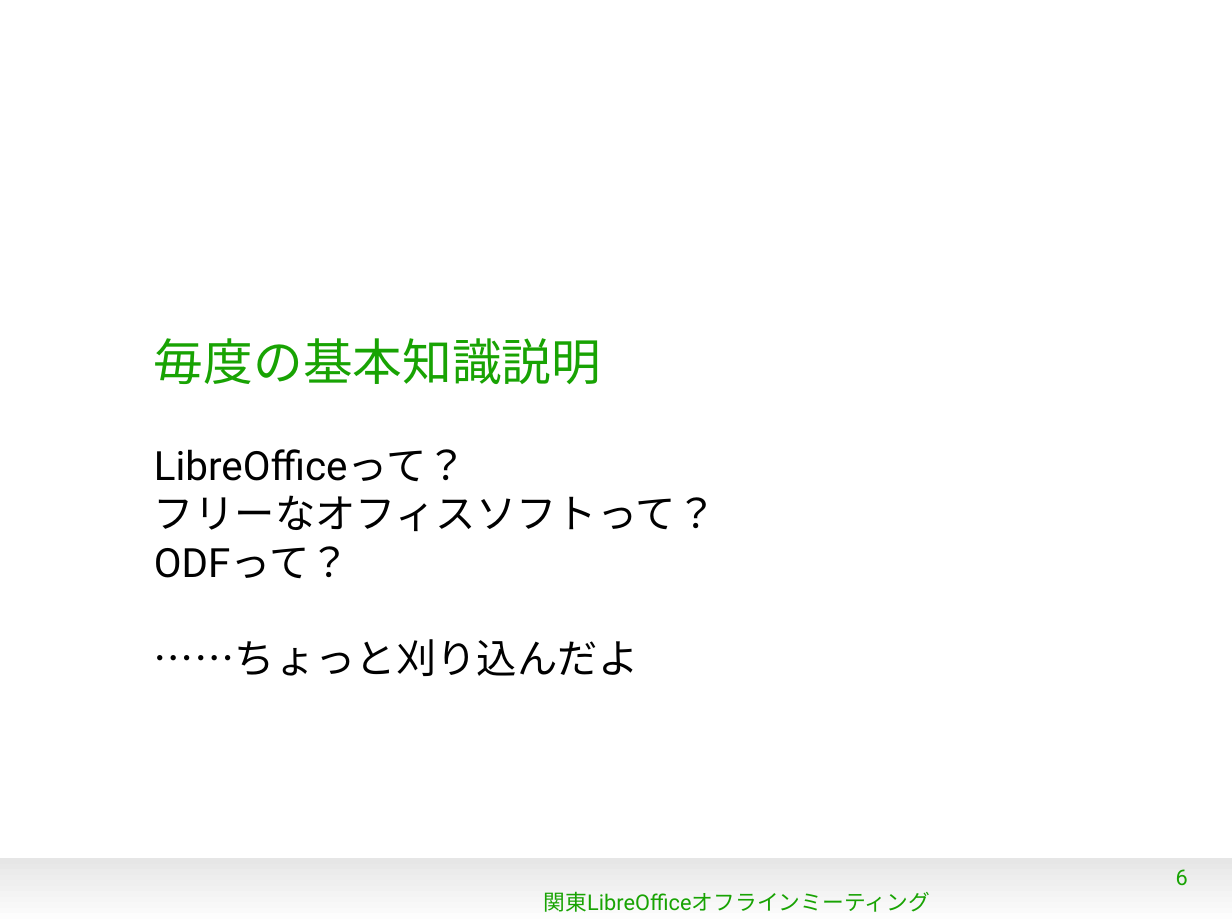
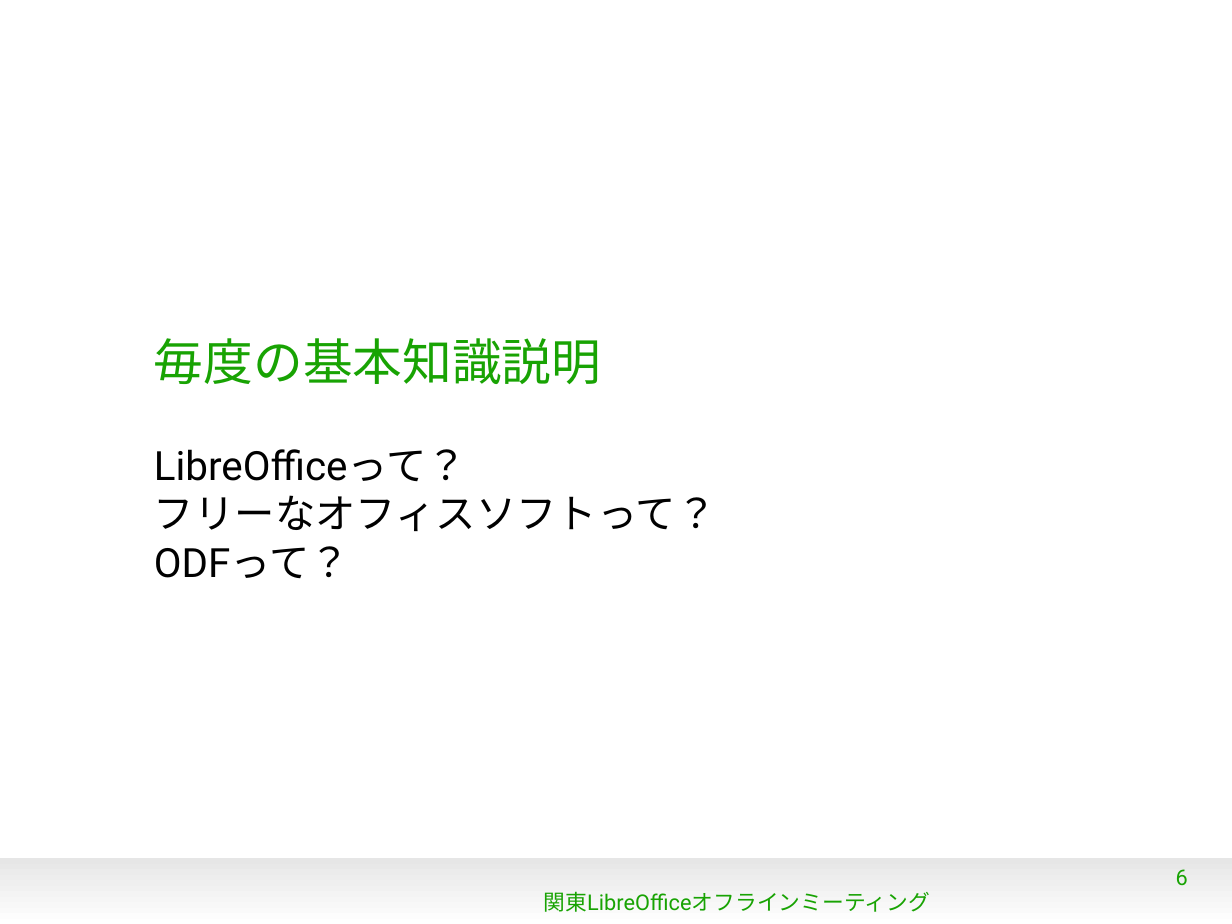
Before and after one commit to naruoga/KantoLibreOffice, a slide deck: slide 6 of OpeningTalk-KDDIWeb.odp. Drawn at 1232x924 pixels with LibreOffice and Linux fonts; fonts in the diff are those of the drawing; background and template pictures are left out. Boxes give left, top, right and bottom in pixels: in the first picture for what was removed or moved away, otherwise in the second. Text is boxed around its words. In the diff, an @@ line names an element or a change of style, - is before the commit and + after.

```diff
--- a/OpeningTalk-KDDIWeb.odp
+++ b/OpeningTalk-KDDIWeb.odp
@@ subtitle at (154, 639, 638, 676): paragraph removed @@
-……ちょっと刈り込んだよ
```
Also in this commit, not shown: 1 other slide changed.
